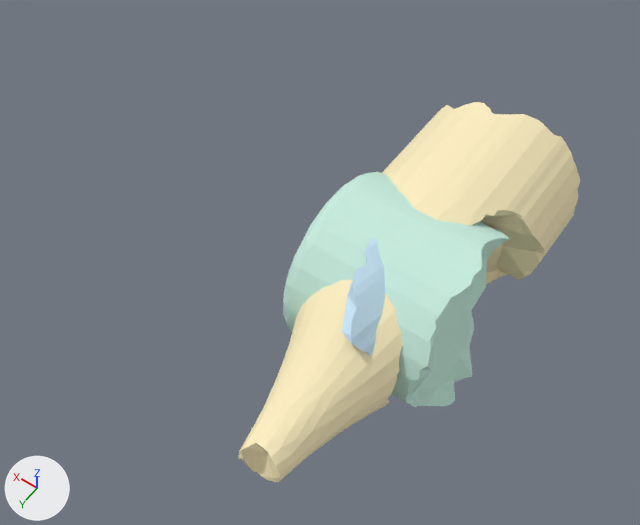
One commit to the glTF model static/generation_woimg/winebottle/view_input_colored.glb: the scene before it, then after it.
Camera for both pictures: a 50 mm lens placed at (-0.39, 0.78, 1.173), pointed at (0.173, -0.009, -0.065). Every picture has the same lights, and +X, +Y and +Z are marked at lower left. The first picture is the older version. Where no turn or scale is listed for an object, it has been applied to the vertices.

In view in the first picture: 'geometry_1', 'geometry_4', 'geometry_5'.
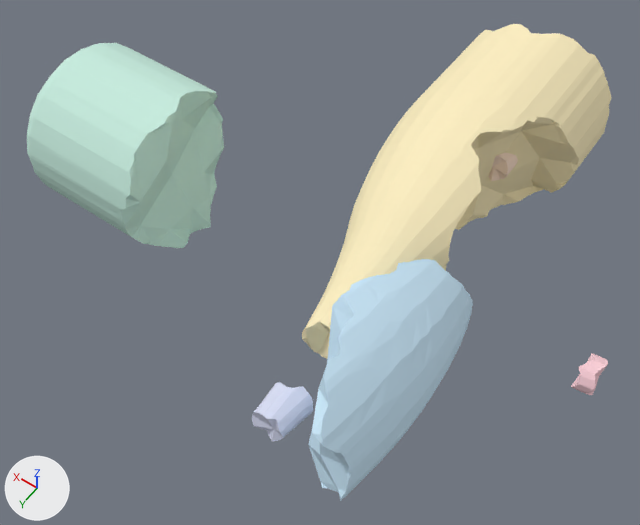
Boxes [x1, y1, x2, y2] around the edits, measured in the pictures (640 x 525 px):
'geometry_4', moved
    before: [239, 102, 580, 482]
    after: [302, 24, 612, 359]
'geometry_1', moved
    before: [283, 172, 509, 407]
    after: [27, 43, 224, 248]
'geometry_5', moved
    before: [342, 237, 386, 357]
    after: [308, 259, 473, 501]
'geometry_0', moved (not visible before)
    after: [571, 353, 608, 395]
'geometry_2', unchanged, uncovered by the edit
    after: [252, 382, 313, 441]

What changed in the scene script:
```text
Change me_geometry_5:
    used by ob_geometry_5; location = (0.067, -0.002, -0.006)
    remove me_geometry_5.from_pydata(...)  # 1006 vertices, 2008 faces; spans x -0.147..0.014, y -0.194..0.201, z -0.146..0.157
    add me_geometry_5.from_pydata(...)  # 1006 vertices, 2008 faces; spans x -0.212..-0.052, y -0.029..0.365, z -0.117..0.186
    me_geometry_5 part 1: the whole mesh is moved by (-0.066, 0.164, 0.029)
Change me_geometry_4:
    used by ob_geometry_4; location = (0.001, -0.022, 0.0)
    remove me_geometry_4.from_pydata(...)  # 2904 vertices, 5804 faces; spans x -0.154..0.153, y -0.367..0.408, z -0.154..0.154
    add me_geometry_4.from_pydata(...)  # 2904 vertices, 5804 faces; spans x -0.113..0.194, y -0.576..0.198, z -0.138..0.17
    me_geometry_4 part 2: the whole mesh is moved by (0.041, -0.21, 0.016)
Change me_geometry_1:
    used by ob_geometry_1; location = (-0.421, 0.0, 0.0)
    remove me_geometry_1.from_pydata(...)  # 1913 vertices, 3822 faces; spans x 0.272..0.566, y -0.154..0.154, z -0.154..0.153
    add me_geometry_1.from_pydata(...)  # 1913 vertices, 3822 faces; spans x 0.862..1.156, y -0.157..0.151, z -0.164..0.143
    me_geometry_1 part 3: the whole mesh is moved by (0.59, -0.003, -0.01)
Change me_geometry_0:
    used by ob_geometry_0; location = (0.469, 0.042, -0.025)
    remove me_geometry_0.from_pydata(...)  # 91 vertices, 178 faces; spans x -0.4861..-0.4509, y -0.0728..-0.0113, z -0.005..0.0558
    add me_geometry_0.from_pydata(...)  # 91 vertices, 178 faces; spans x -0.8043..-0.769, y -0.1007..-0.0392, z 0.0002..0.0609
    me_geometry_0 part 4: the whole mesh is moved by (-0.3182, -0.0279, 0.0051)
```
